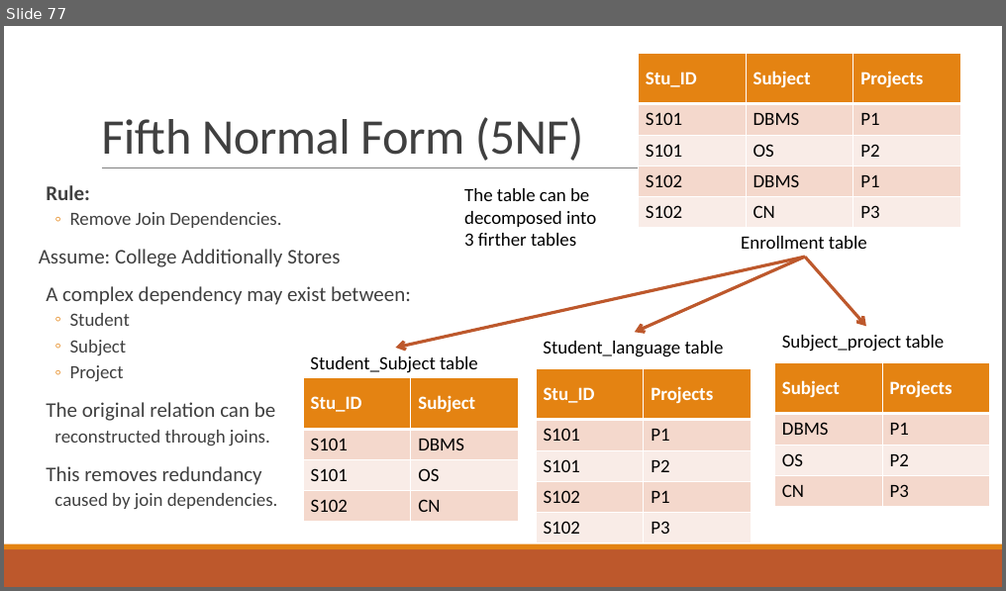
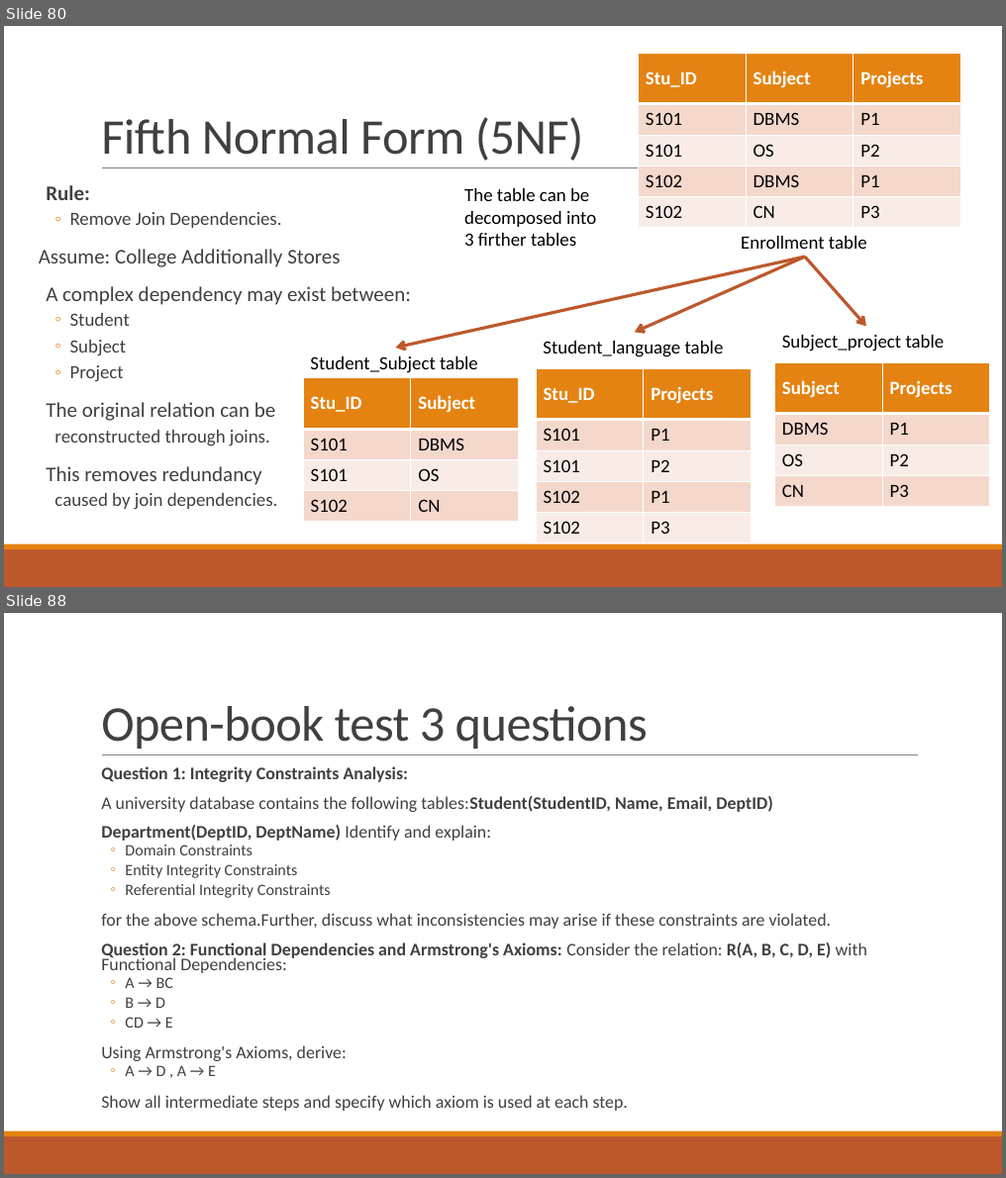
Before and after one commit to GajendraAwasthi/Pokhara-University-BCA-All-Semester-Notes-Codes, a slide deck: BCA 4th Semester/Database Management System/NOTES BY KAPIL/Unit 4 Relational Database Design.pptx. Shown one above the other, each under a label of ours: slide 77 before the commit, slides 80 and 88 after it; the slides between them are not shown. The pictures are 1006x591 and 1006x1178 pixels, drawn with LibreOffice and Linux fonts; fonts in the diff are those of the drawing. Boxes give left, top, right and bottom in pixels: in the first picture for what was removed or moved away, otherwise in the second. Text is boxed around its words. In the diff, an @@ line names an element or a change of style, - is before the commit and + after.

```diff
--- a/BCA 4th Semester/Database Management System/NOTES BY KAPIL/Unit 4 Relational Database Design.pptx
+++ b/BCA 4th Semester/Database Management System/NOTES BY KAPIL/Unit 4 Relational Database Design.pptx
@@ slide 88 added at [4,613,1002,1174], background #FFFFFF; not listed: 3 template elements that a slide beside it also shows @@
@@ title added at [101,706,648,749], 48 pt, text #404040 @@
+Open-book test 3 questions
@@ text added at [101,766,867,1111], 17 pt, text #404040 @@
+  Question 1: Integrity Constraints Analysis:
+  A university database contains the following tables:Student(StudentID, Name, Email, DeptID)
+  Department(DeptID, DeptName) Identify and explain:
+  ◦ Domain Constraints
+  ◦ Entity Integrity Constraints
+  ◦ Referential Integrity Constraints
+  for the above schema.Further, discuss what inconsistencies may arise if these constraints are violated.
+  Question 2: Functional Dependencies and Armstrong's Axioms: Consider the relation: R(A, B, C, D, E) with Functional Dependencies:
+  ◦ A → BC
+  ◦ B → D
+  ◦ CD → E
+  Using Armstrong's Axioms, derive:
+  ◦ A → D , A → E
+  Show all intermediate steps and specify which axiom is used at each step.
@@ what was slide 77 is now slide 80 @@
```
Also in this commit, not shown: 5 slides changed, 12 other slides added, 1 slide removed, 3 other files.
